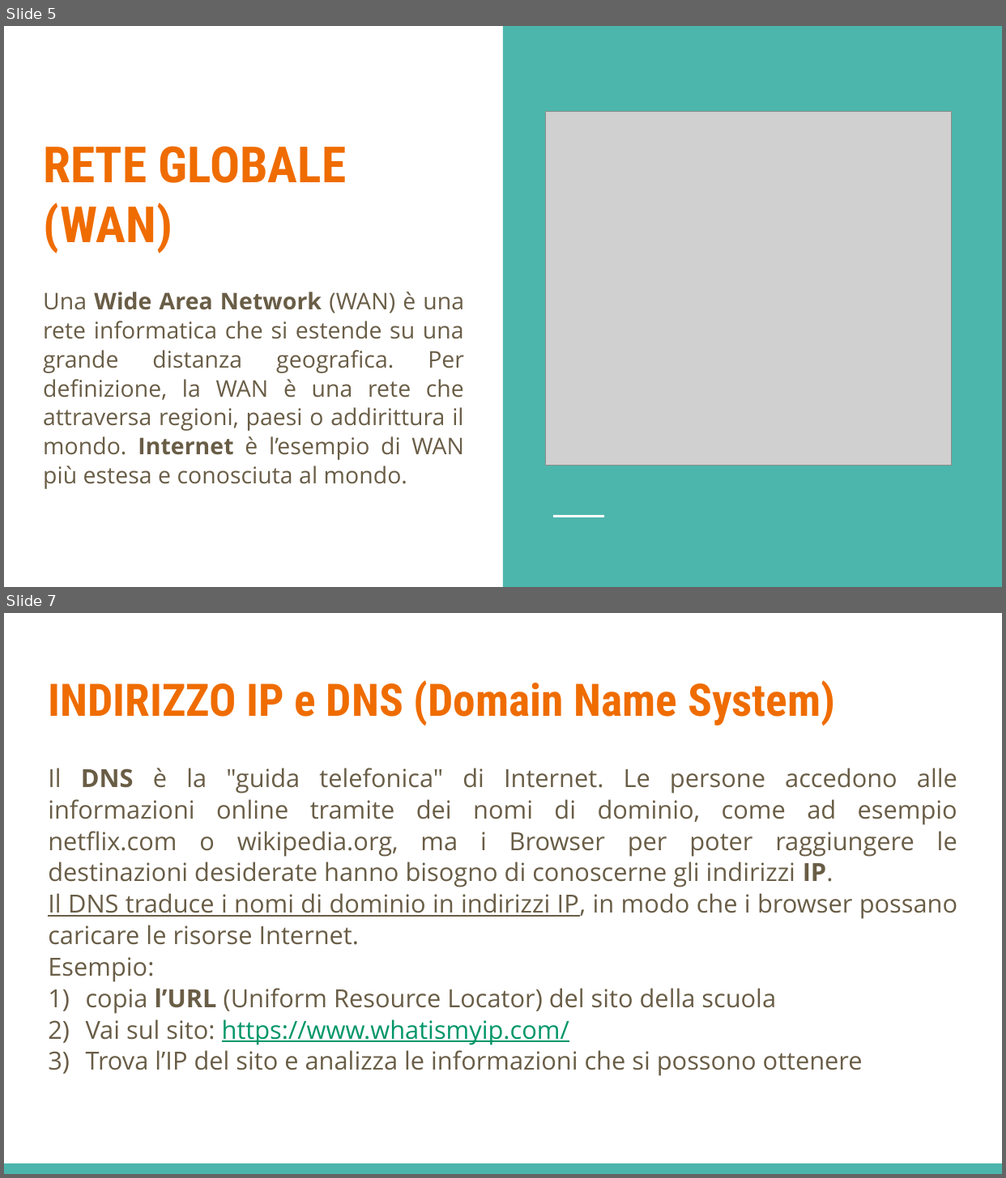
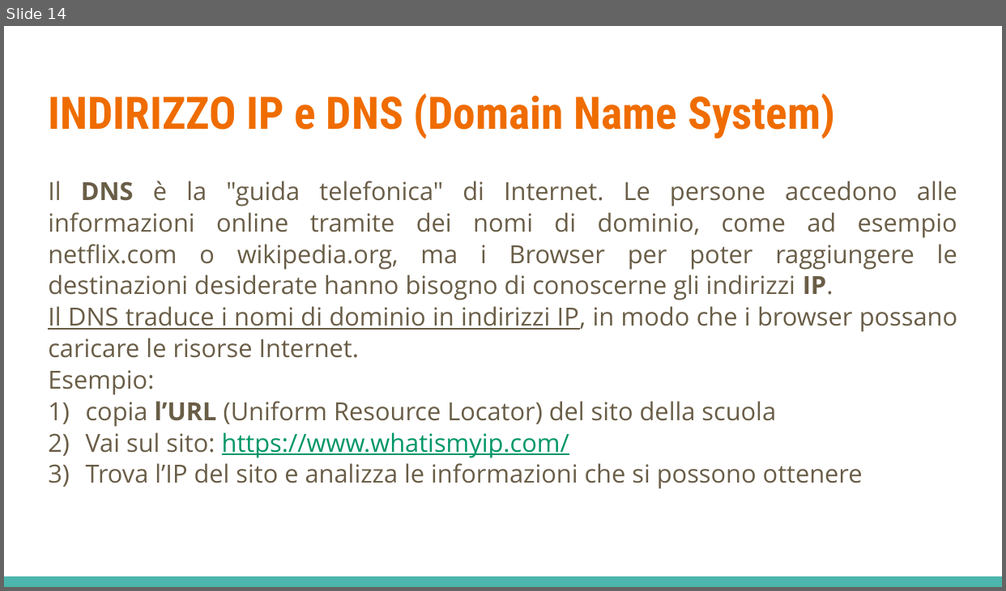
Before and after one commit to LeleCazza/LeleCazza.github.io, a slide deck: reti_informatiche/materiale/lezione_1_reti_introduzione.pptx. Shown one above the other, each under a label of ours: slides 5 and 7 before the commit, slide 14 after it; the slides between them are not shown. The pictures are 1006x1178 and 1006x591 pixels, drawn with LibreOffice and Linux fonts; fonts in the diff are those of the drawing; grey boxes stand for pictures. Boxes give left, top, right and bottom in pixels: in the first picture for what was removed or moved away, otherwise in the second. Text is boxed around its words. In the diff, an @@ line names an element or a change of style, - is before the commit and + after.

```diff
--- a/reti_informatiche/materiale/lezione_1_reti_introduzione.pptx
+++ b/reti_informatiche/materiale/lezione_1_reti_introduzione.pptx
@@ slide 5 removed at (x1=4, y1=26, x2=1002, y2=587), background #FFFFFF @@
@@ rectangle removed at (x1=503, y1=26, x2=1002, y2=587) @@
@@ picture removed at (x1=546, y1=112, x2=952, y2=466) @@
@@ title removed at (x1=43, y1=146, x2=347, y2=254) @@
-RETE GLOBALE (WAN)
@@ subtitle removed at (x1=43, y1=292, x2=464, y2=489) @@
-Una Wide Area Network (WAN) è una rete informatica che si estende su una grande distanza geografica. Per definizione, la WAN è una rete che attraversa regioni, paesi o addirittura il mondo. Internet è l’esempio di WAN più estesa e conosciuta al mondo.
@@ line removed from (553, 517) to (603, 517) @@
@@ what was slide 7 is now slide 14 @@
```
Also in this commit, not shown: 6 slides changed, 8 slides added, 1 other slide removed, 1 other file.
